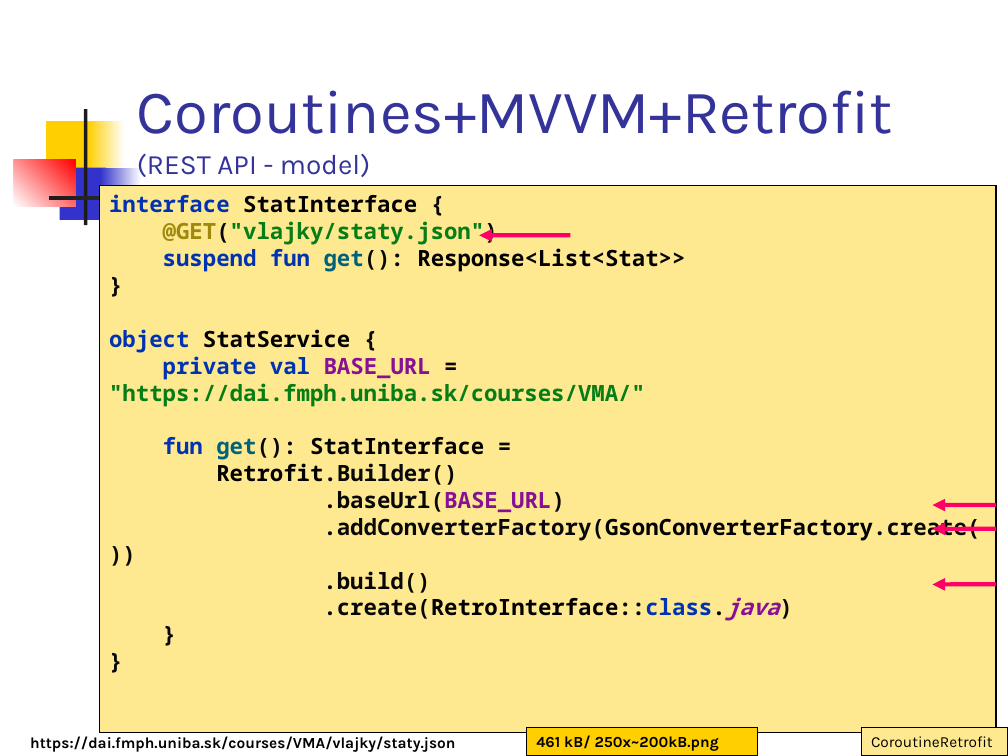
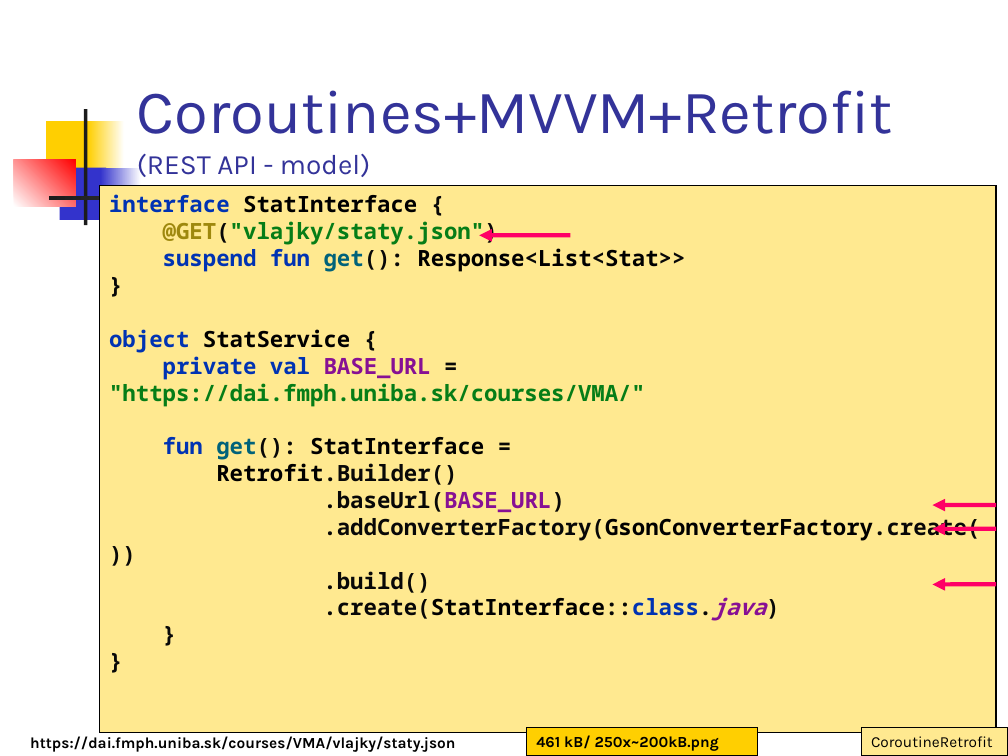
Before and after one commit to vmandro/Prednasky, a slide deck: slide 40 of 10/10_Android.ppt. Drawn at 1008x756 pixels with LibreOffice and Linux fonts; fonts in the diff are those of the drawing. Boxes give left, top, right and bottom in pixels: in the first picture for what was removed or moved away, otherwise in the second. Text is boxed around its words. In the diff, an @@ line names an element or a change of style, - is before the commit and + after.

```diff
--- a/10/10_Android.ppt
+++ b/10/10_Android.ppt
@@ text in rectangle at <box>109,194,980,621</box>: text changed @@
-interface StatInterface {
-@GET("vlajky/staty.json")
-suspend fun get(): Response<List<Stat>>
-}
-object StatService {
-private val BASE_URL = "https://dai.fmph.uniba.sk/courses/VMA/"
-fun get(): StatInterface =
-Retrofit.Builder()
-.baseUrl(BASE_URL)
-.addConverterFactory(GsonConverterFactory.create())
-.build()
-.create(RetroInterface::class.java)
-}
-}
+interface StatInterface {
+@GET("vlajky/staty.json")
+suspend fun get(): Response<List<Stat>>
+}
+object StatService {
+private val BASE_URL = "https://dai.fmph.uniba.sk/courses/VMA/"
+fun get(): StatInterface =
+Retrofit.Builder()
+.baseUrl(BASE_URL)
+.addConverterFactory(GsonConverterFactory.create())
+.build()
+.create(StatInterface::class.java)
+}
+}
```
Also in this commit, not shown: 4 other slides changed, 1 other file.
